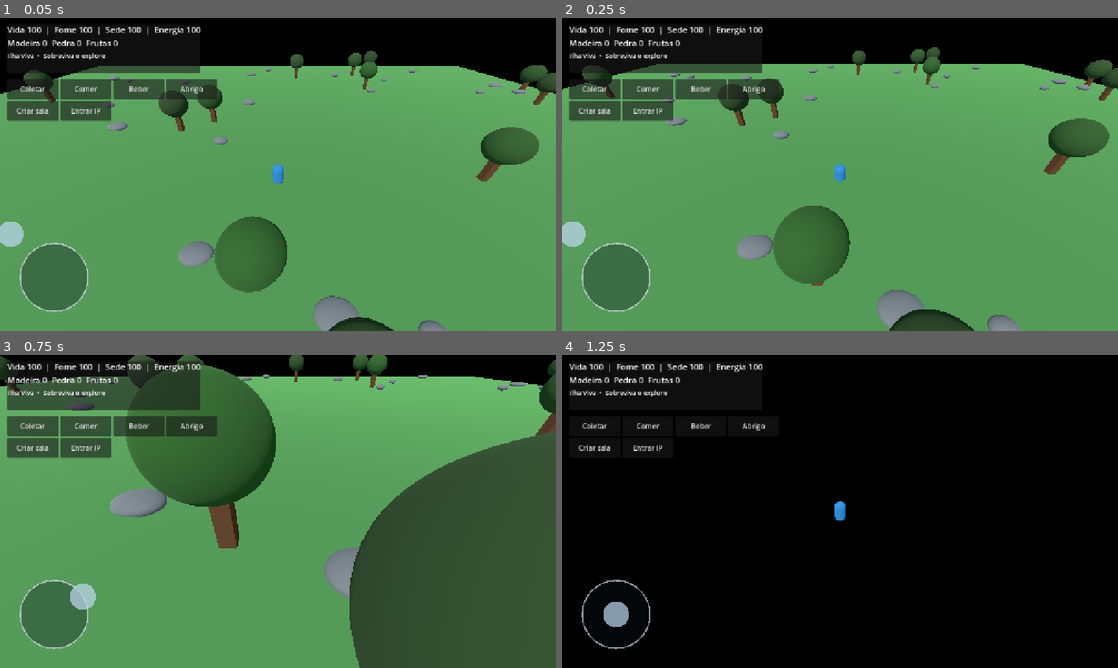
Above: before the commit, frames 1-4 (two rows, left to right).
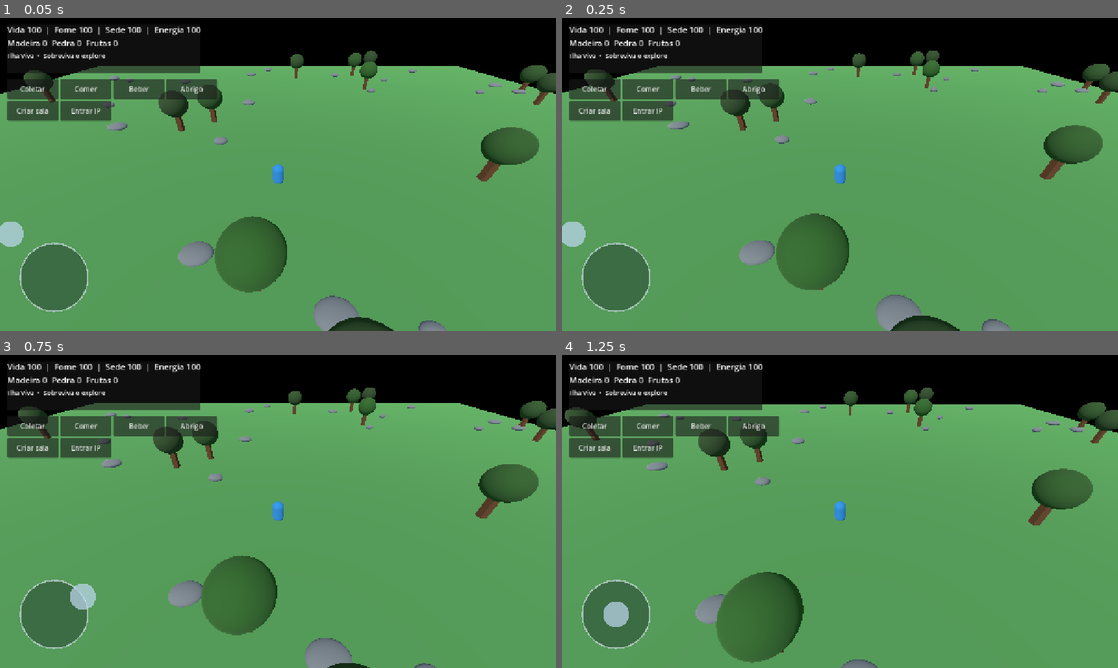
Above: after the commit, the same moments.

Repository: tarachukalucas-cyber/jogo-legal
Game: Godot game, scene res://scenes/main.tscn
Two runs of this game, one before a commit and one after it. Both use one fixed random seed, a clock stepped at 60 frames per second and the inputs below.
Inputs (mouse positions are in pixels of both pictures, inside the frame that each line leads up to):
- Up to frame 1 (0.05 s): no input
- Up to frame 2 (0.25 s): no input
- Up to frame 3 (0.75 s): drag from (55, 614) to (333, 442) at 0.52 s
- Up to frame 4 (1.25 s): no input

Frame 1 is identical in both runs. In frame 2, 4.4% of the frame differs, in the area x 0-100%, y 9-100%; in frame 3, 46%; in frame 4, 83%, in the area x 0-100%, y 10-100%.

Commit message:
Adiciona colisão ao cenário e sincronização básica de jogadores

Diff:
--- a/scripts/main.gd
+++ b/scripts/main.gd
@@ -52,8 +52,11 @@
 	else:
 		player.velocity.y = -0.5
 	player.move_and_slide()
-	if multiplayer.multiplayer_peer != null and multiplayer.is_server():
-		_broadcast_positions()
+	if multiplayer.multiplayer_peer != null:
+		if multiplayer.is_server():
+			_broadcast_positions()
+		else:
+			_rpc_submit_position.rpc_id(1, player.global_position)
 
 func _build_world() -> void:
 	var ground := _make_box(Vector3(0, -0.6, 0), Vector3(100, 1, 100), Color(0.28, 0.52, 0.27))
@@ -82,6 +85,14 @@
 	add_child(env)
 
 func _make_box(pos: Vector3, size: Vector3, color: Color) -> MeshInstance3D:
+	var body := StaticBody3D.new()
+	body.position = pos
+	add_child(body)
+	var collision := CollisionShape3D.new()
+	var box_shape := BoxShape3D.new()
+	box_shape.size = size
+	collision.shape = box_shape
+	body.add_child(collision)
 	var item := MeshInstance3D.new()
 	var mesh := BoxMesh.new()
 	mesh.size = size
@@ -89,8 +100,7 @@
 	var mat := StandardMaterial3D.new()
 	mat.albedo_color = color
 	item.material_override = mat
-	item.position = pos
-	add_child(item)
+	body.add_child(item)
 	return item
 
 func _make_tree(pos: Vector3) -> void:
@@ -309,6 +319,15 @@
 		_rpc_remote_position.rpc_id(id, multiplayer.get_unique_id(), player.global_position)
 
 @rpc("any_peer", "unreliable")
+func _rpc_submit_position(pos: Vector3) -> void:
+	if not multiplayer.is_server():
+		return
+	var sender := multiplayer.get_remote_sender_id()
+	for id in multiplayer.get_peers():
+		if id != sender:
+			_rpc_remote_position.rpc_id(id, sender, pos)
+
+@rpc("authority", "unreliable")
 func _rpc_remote_position(id: int, pos: Vector3) -> void:
 	if remote_players.has(id):
 		remote_players[id].global_position = pos
